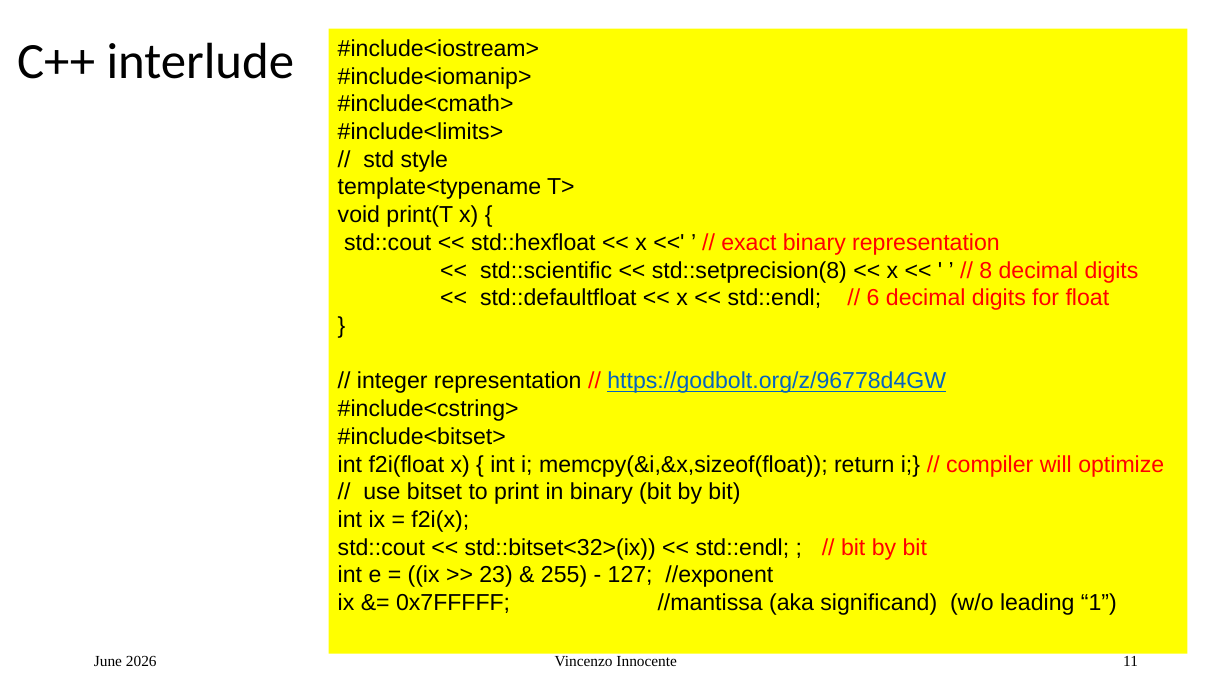
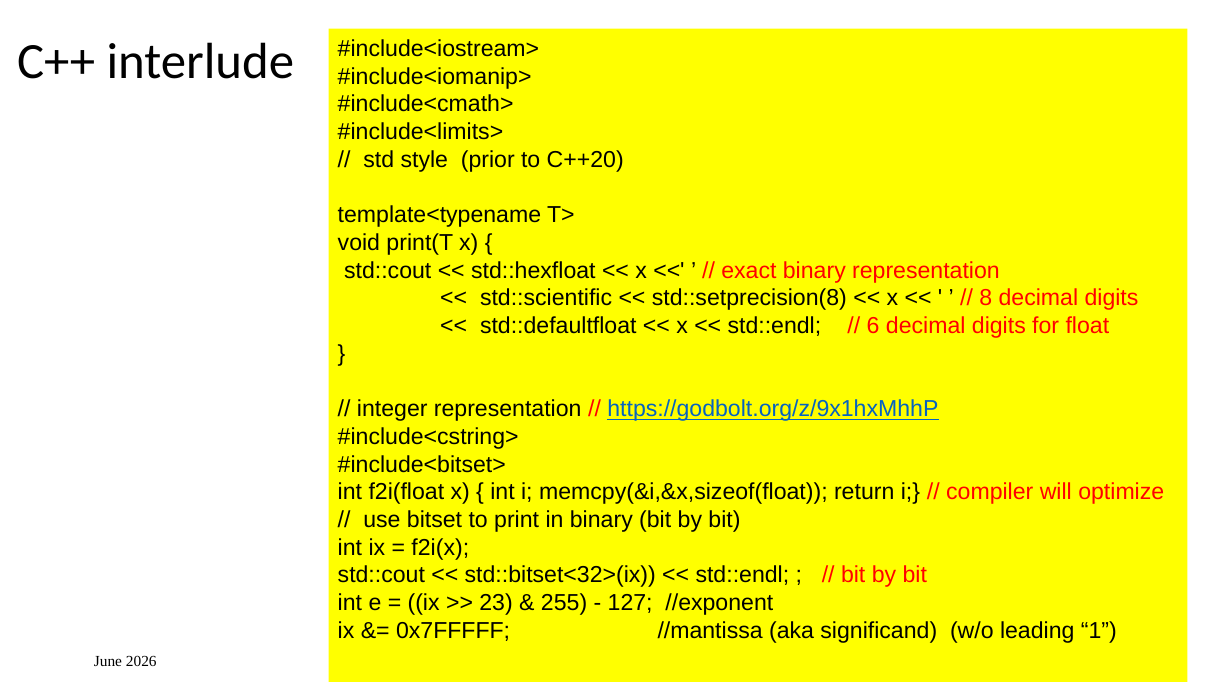
Before and after one commit to VinInn/FPCourse, a slide deck: slide 11 of Slides/FPforScientist.pptx. Drawn at 1232x693 pixels with LibreOffice and Linux fonts; fonts in the diff are those of the drawing. Boxes give left, top, right and bottom in pixels: in the first picture for what was removed or moved away, otherwise in the second. Text is boxed around its words. In the diff, an @@ line names an element or a change of style, - is before the commit and + after.

```diff
--- a/Slides/FPforScientist.pptx
+++ b/Slides/FPforScientist.pptx
@@ rectangle "#include<iostream>": place and size @@
-rectangle "#include<iostream>" at <box>329,29,1188,654</box>
+rectangle "#include<iostream>" at <box>329,29,1188,682</box>
@@ text in rectangle at <box>363,150,624,172</box>: text changed @@
-// std style
+// std style (prior to C++20)
@@ text in rectangle at <box>357,399,938,421</box>: text changed @@
-// integer representation // https://godbolt.org/z/96778d4GW
+// integer representation // https://godbolt.org/z/9x1hxMhhP
@@ text removed at <box>555,656,677,666</box> @@
-Vincenzo Innocente
@@ page number removed at <box>1123,656,1138,666</box> @@
-11
```
Also in this commit, not shown: 2 other slides changed, 1 other file.
